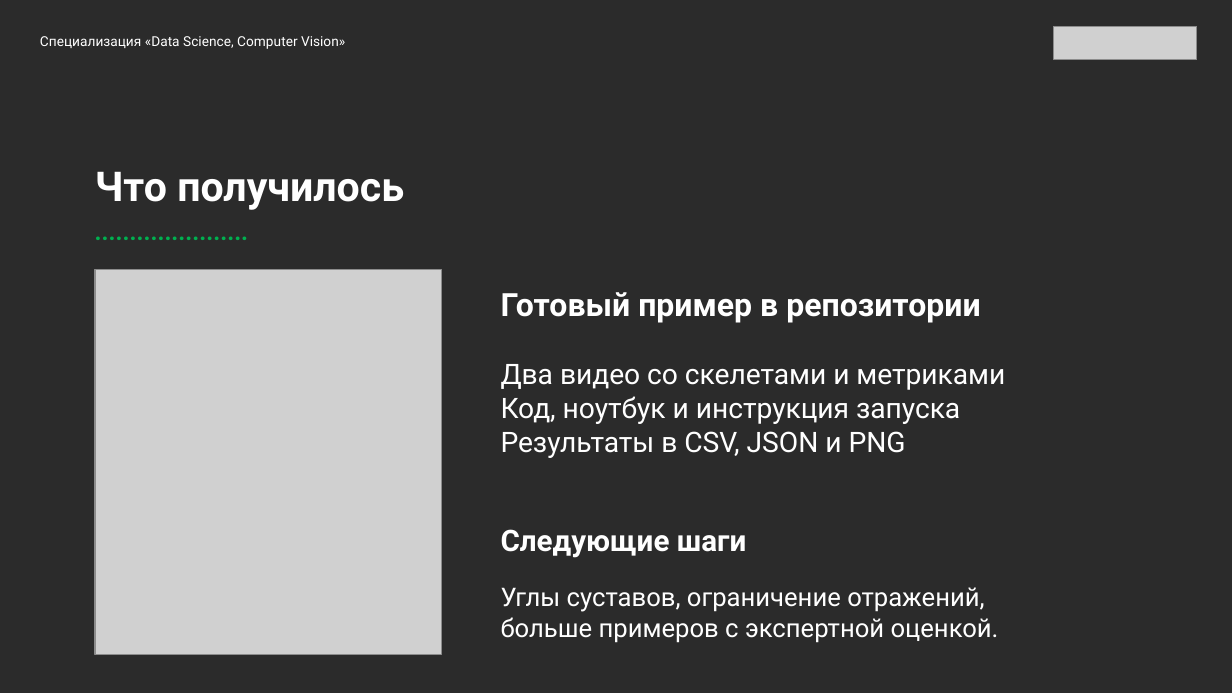
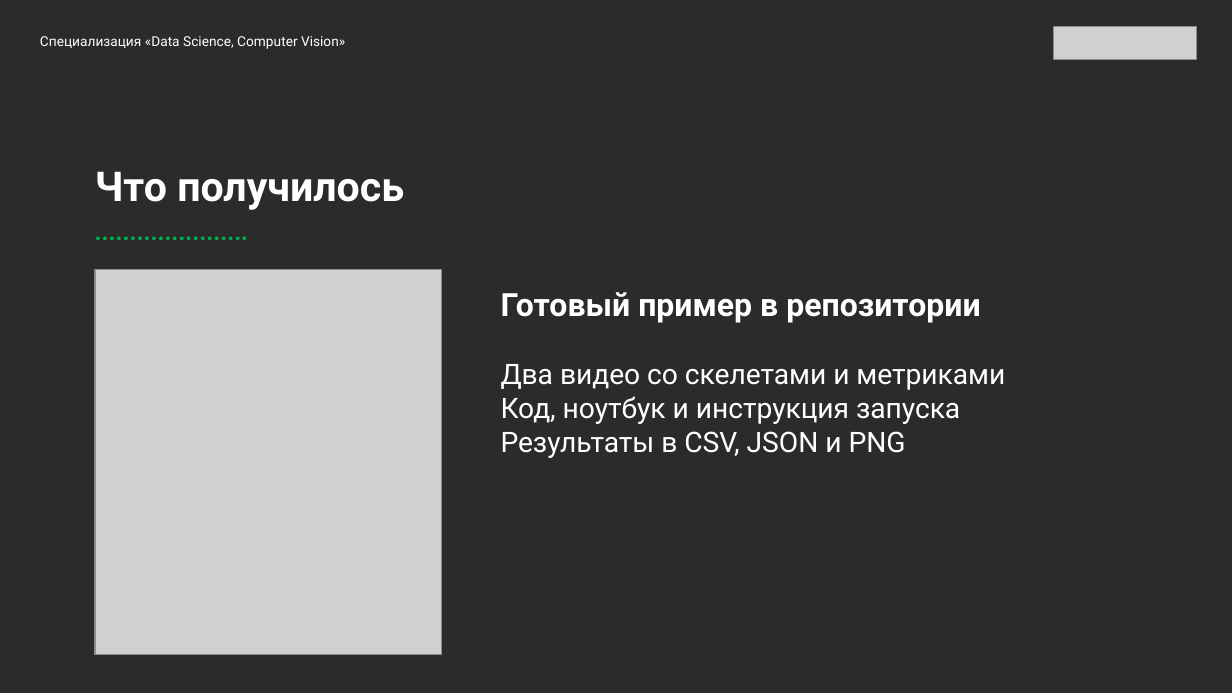
Before and after one commit to Enfox/sf_data_science, a slide deck: slide 10 of PROJECT_EASY-MOTION/presentation/Easy_Motion.pptx. Drawn at 1232x693 pixels with LibreOffice and Linux fonts; fonts in the diff are those of the drawing; grey boxes stand for pictures; background and template pictures are left out; a plain dark background stands for a picture behind light text. Boxes give left, top, right and bottom in pixels: in the first picture for what was removed or moved away, otherwise in the second. Text is boxed around its words. In the diff, an @@ line names an element or a change of style, - is before the commit and + after.

```diff
--- a/PROJECT_EASY-MOTION/presentation/Easy_Motion.pptx
+++ b/PROJECT_EASY-MOTION/presentation/Easy_Motion.pptx
@@ text removed at bbox=[501, 529, 746, 558] @@
-Следующие шаги
@@ text removed at bbox=[501, 587, 999, 643] @@
-Углы суставов, ограничение отражений,
-больше примеров с экспертной оценкой.
```
Also in this commit, not shown: 4 other slides changed, 5 other files.
